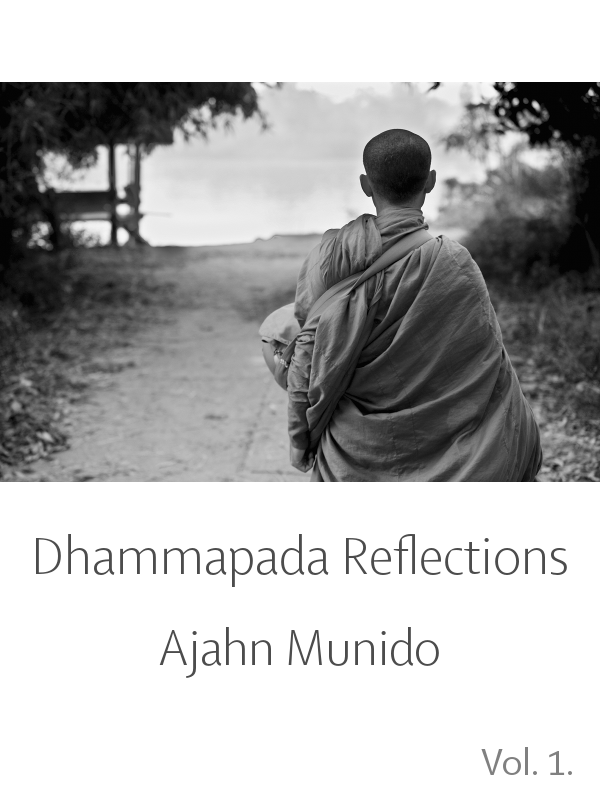
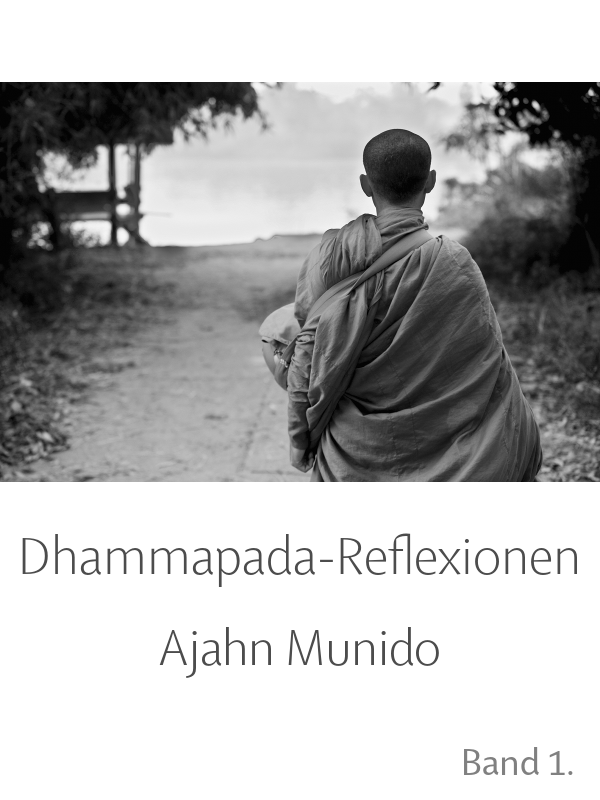
Layers edited between the first and the second 600x800 image:
renamed "Dhammapada Reflections" to "Dhammapada-Reflexionen", painted on it over [22, 533, 577, 587]
renamed "Vol. 1." to "Band 1.", painted on it over [464, 747, 573, 775]
